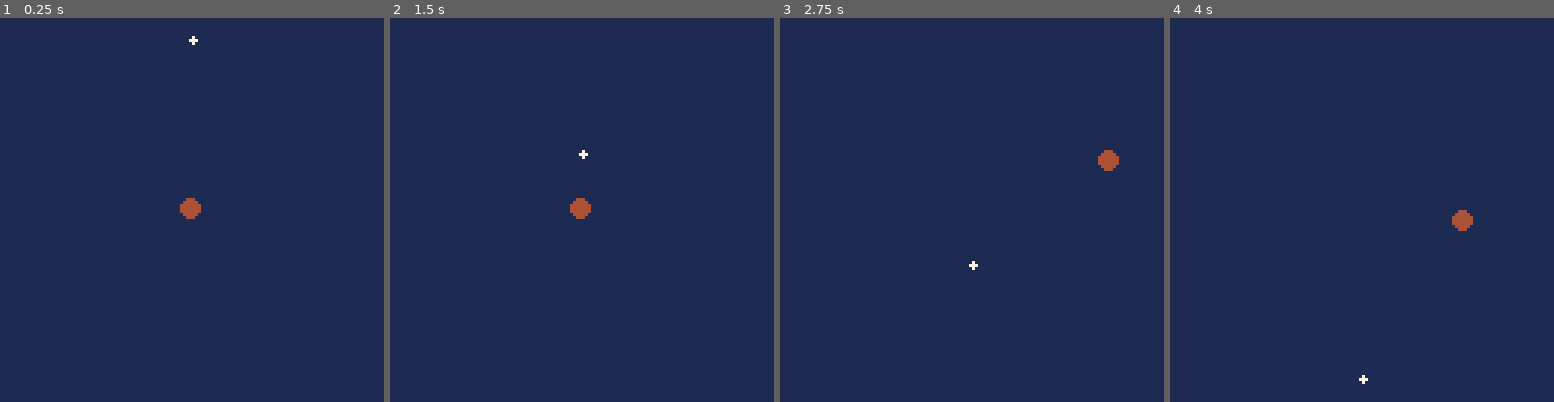
Above: before the commit, frames 1-4 (left to right).
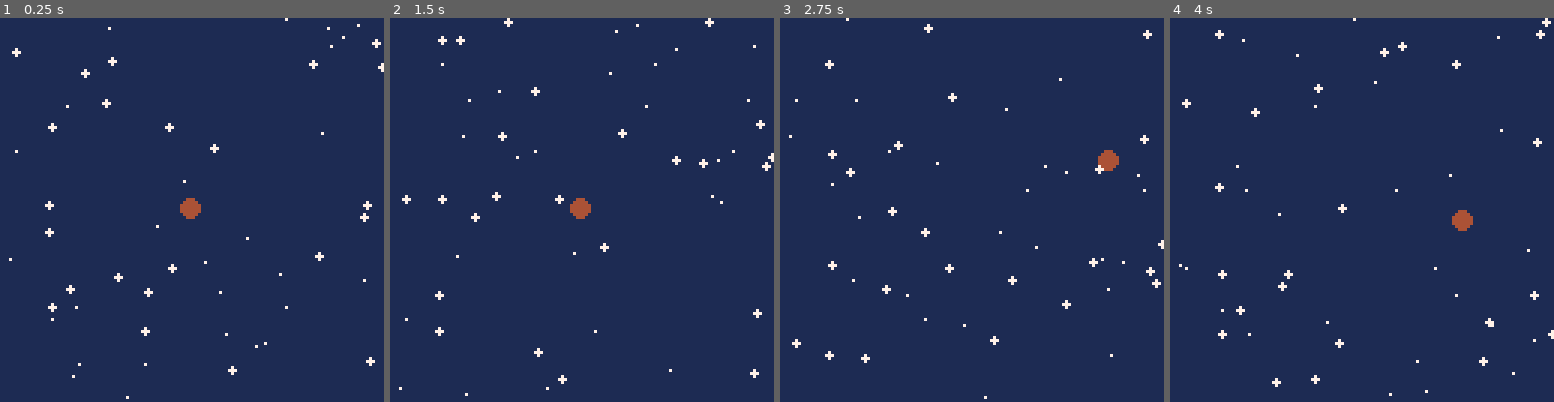
Above: after the commit, the same moments.

Repository: djc5627/pico8-first-game
Game: PICO-8 cartridge first_game.p8
The game is run twice, just before and just after one commit, with the same random seed, the same clock (stepped at 60 frames per second) and the same inputs.
Inputs:
- Up to frame 1 (0.25 s): no input
- Up to frame 2 (1.5 s): no input
- Up to frame 3 (2.75 s): hold Right 1.6-2.1 s; hold Up 2.15-2.42 s; hold Right from 2.47 s (still down)
- Up to frame 4 (4 s): release Right at 3.03 s; hold Left 3.08-3.58 s; hold Down 3.63-3.97 s

The runs differ from the first frame. In frame 1, 0.9% of the frame differs, in the area x 2-100%, y 0-100%; in frame 2, 0.9%, in the area x 2-100%, y 0-99%; in frame 3, 0.9%; in frame 4, 0.9%.

Commit message:
Implement star and starfield classes.

Diff:
--- a/src/player.lua
+++ b/src/player.lua
@@ -34,8 +34,8 @@
         -- sqrt(2) only works because the playerDirX and playerDirY are either -1, 0, or 1
         -- so the length of the vector (dx, dy) is always sqrt(2) when both are non-zero
         local inv = 1 / sqrt(2)
-        dx = dx * inv
-        dy = dy * inv
+        dx *= inv
+        dy *= inv
     end
 
     storedMoveX = storedMoveX + (dx * playerSpeed)
--- a/src/star.lua
+++ b/src/star.lua
@@ -4,6 +4,14 @@
     spd = 1,
     rad = 1,
     clr = 7,
+
+    new = function(self, tbl)
+        tbl = tbl or {}
+        setmetatable(tbl, {
+            __index=self
+        })
+        return tbl
+    end,
 
     update = function(self)
         self.y += self.spd
@@ -13,6 +21,11 @@
     end,
 
     draw = function(self)
-        circfill(self.x, self.y, self.rad, self.clr)
+        circfill(
+            self.x,
+            self.y,
+            self.rad,
+            self.clr
+        )
     end
 }
--- a/src/starfield.lua
+++ b/src/starfield.lua
@@ -1,5 +1,17 @@
+---@diagnostic disable: undefined-global
 function _initStars()
-    stars = {star}
+    stars = {}
+
+    for i=1, 50 do
+        local star = star:new({
+            x = flr(rnd(128)),
+            y = flr(rnd(128)),
+            spd = rnd(1) + 0.5,
+            rad = flr(rnd(2)),
+            clr = 7
+        })
+        add(stars, star)
+    end
 end
 
 function _update_stars()
